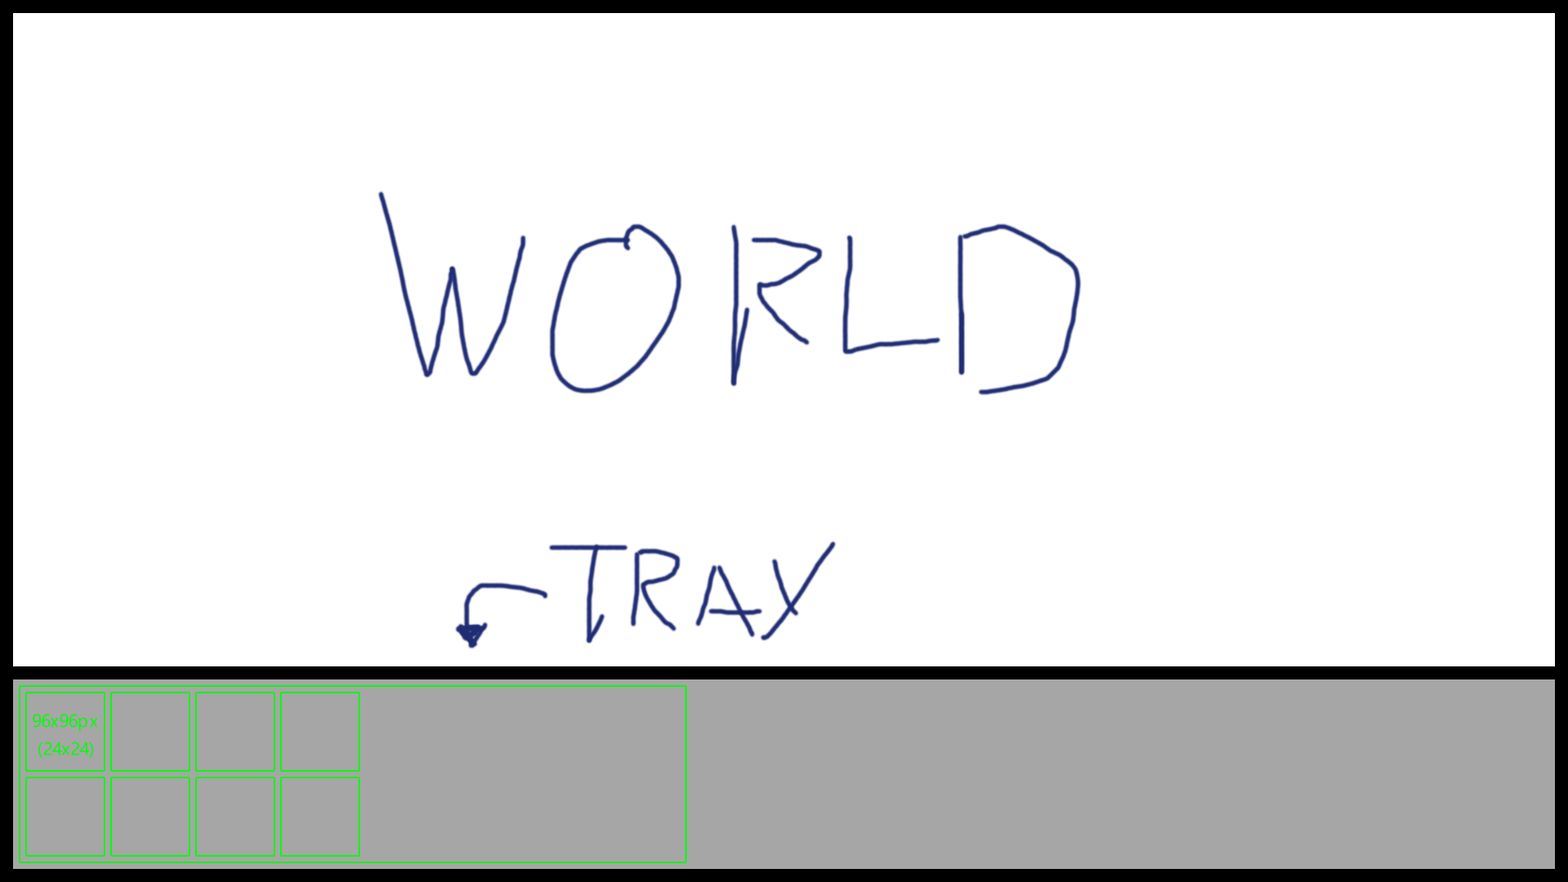
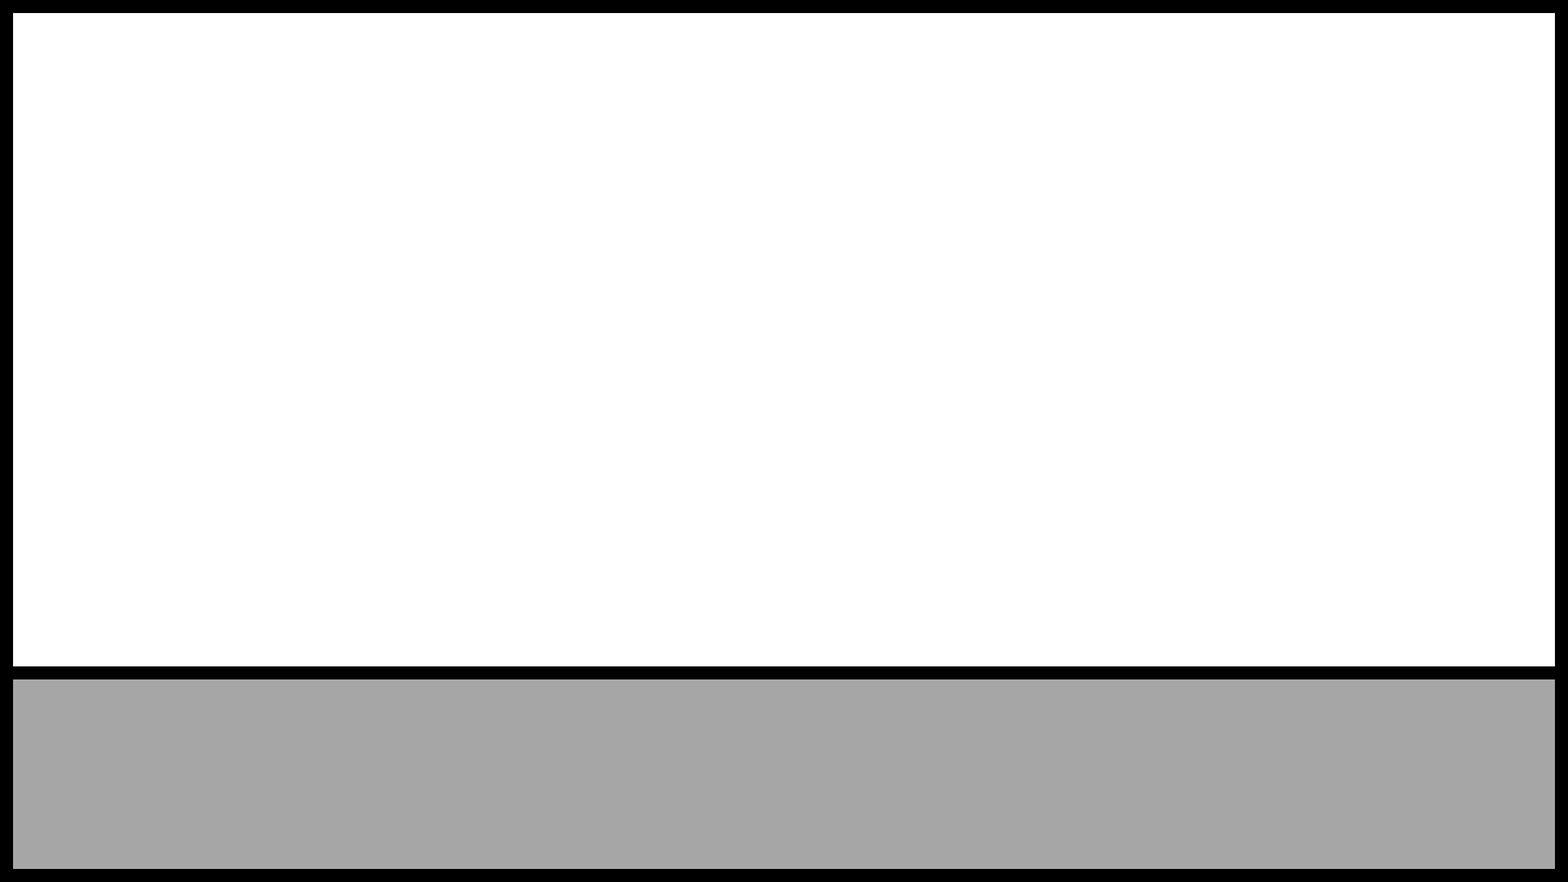
Two versions of the same layered image (1568px x 882px). Layer-by-layer changes:
hid "inventory mockup", painted on it over [18, 685, 687, 864]
painted on "Paint Layer 1" over [377, 190, 1083, 650]
painted on "Paint Layer 2" over [18, 685, 687, 864]
painted on "Background" over [18, 190, 1083, 864]